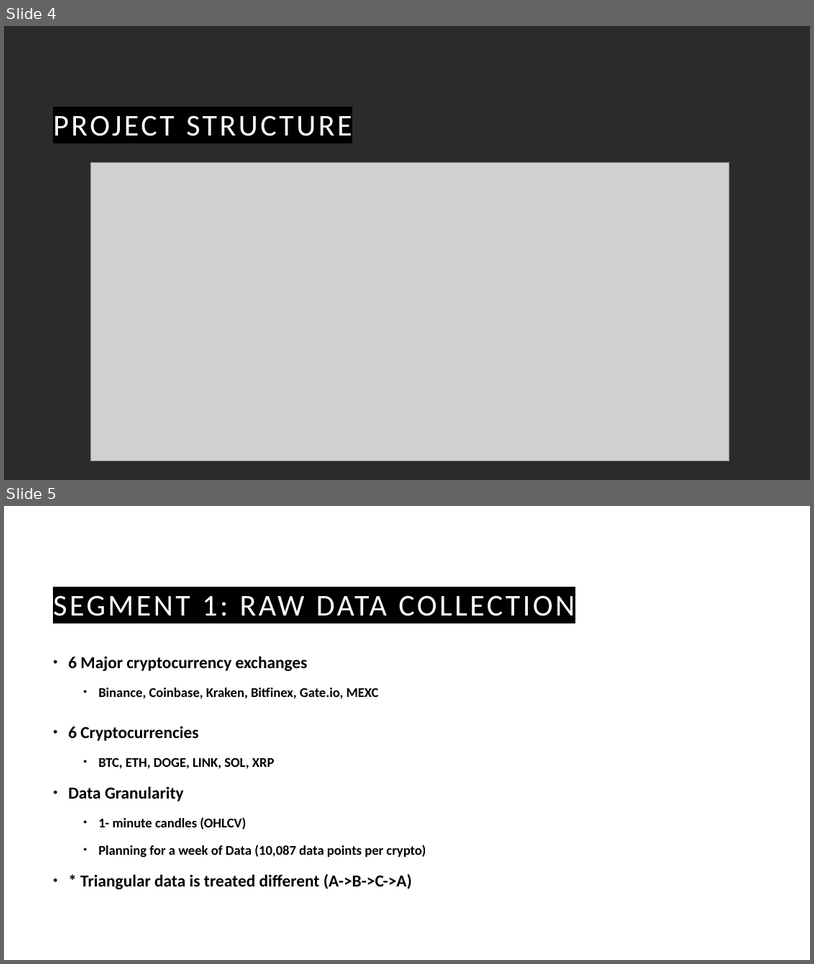
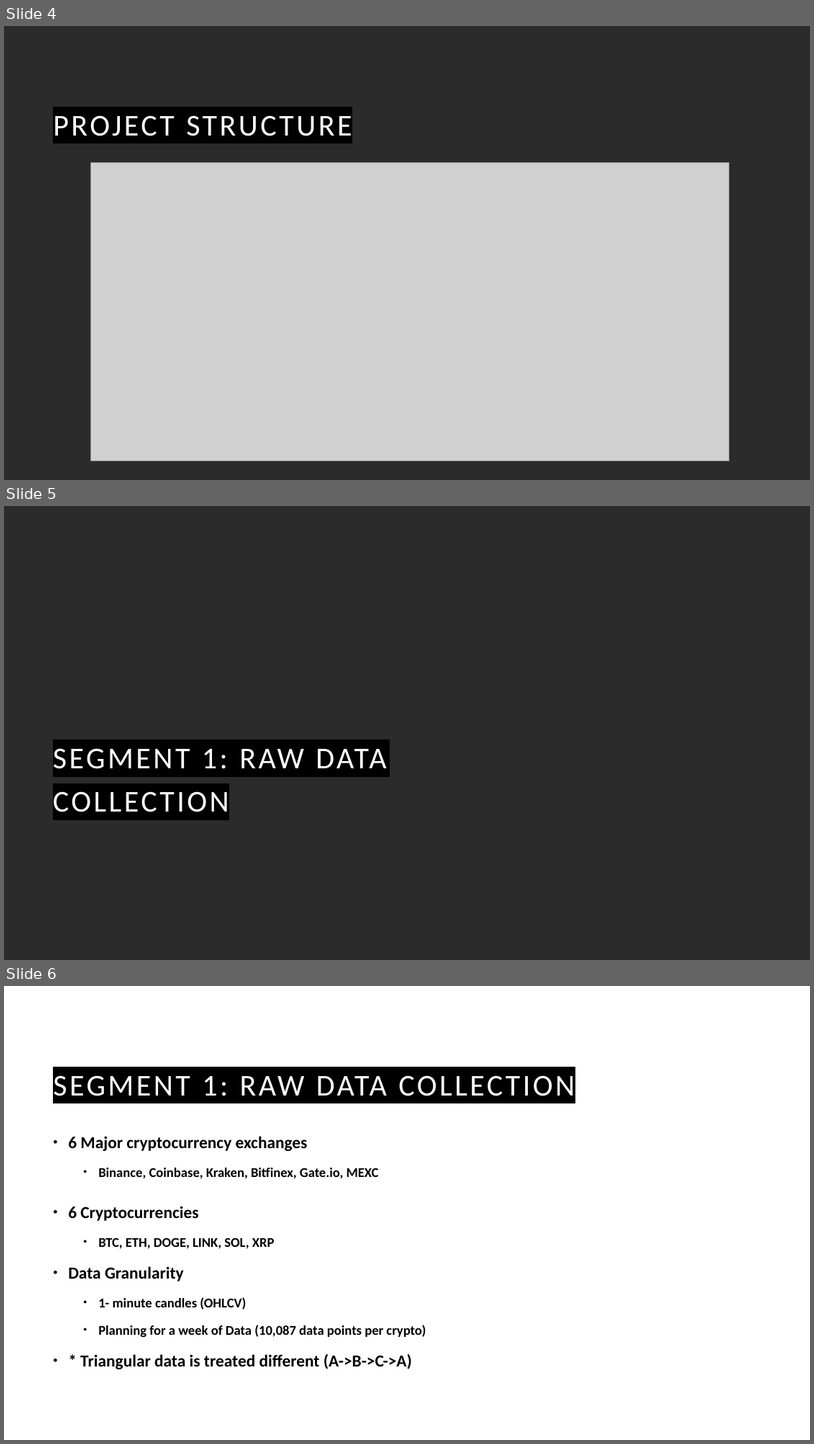
Before and after one commit to guyHarem/TAU_DS_Project, a slide deck: Presentations/Cryto Arbitrage P2.pptx. Shown one above the other, each under a label of ours: slides 4 and 5 before the commit, slides 4, 5 and 6 after it. The pictures are 814x964 and 814x1444 pixels, drawn with LibreOffice and Linux fonts; fonts in the diff are those of the drawing; grey boxes stand for pictures; background and template pictures are left out; a plain dark background stands for a picture behind light text. Boxes give left, top, right and bottom in pixels: in the first picture for what was removed or moved away, otherwise in the second. Text is boxed around its words. In the diff, an @@ line names an element or a change of style, - is before the commit and + after.

```diff
--- a/Presentations/Cryto Arbitrage P2.pptx
+++ b/Presentations/Cryto Arbitrage P2.pptx
@@ slide 5 added at box(4, 506, 810, 960), background picture (left out) @@
@@ title added at box(53, 748, 386, 812), 36 pt, text #FFFFFF @@
+SEGMENT 1: RAW DATA COLLECTION
@@ what was slide 5 is now slide 6 @@
```
Also in this commit, not shown: 7 slides changed, 2 other slides added, 1 other file.
